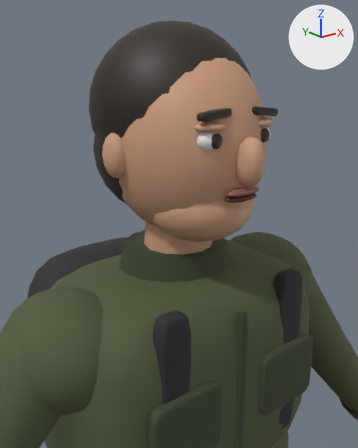
One commit to the glTF model game/assets/models/characters/sops_explorer.glb: the scene before it, then after it.
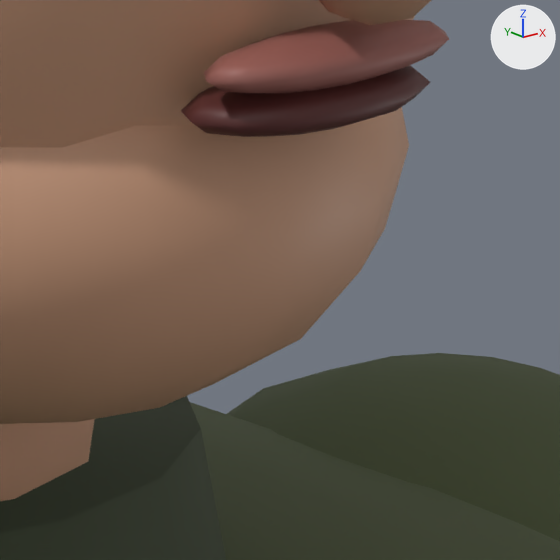
Each version is shown from a 50 mm camera at (-0.3836, -0.4831, 1.6975) aimed at (-0.058, -0.0761, 1.5347), then close up on the part from 56% to 77% of the width and 41% to 58% of the height. The lights are fixed; the arrows at upper right show +X, +Y and +Z. The older version's two pictures come first. Vertices at exactly the same position are counted once.

The first close-up shows 'Explorer_Body', 'Explorer_Head'.
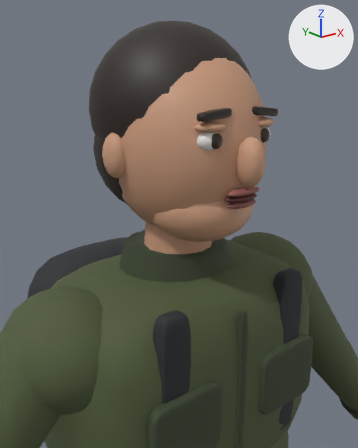
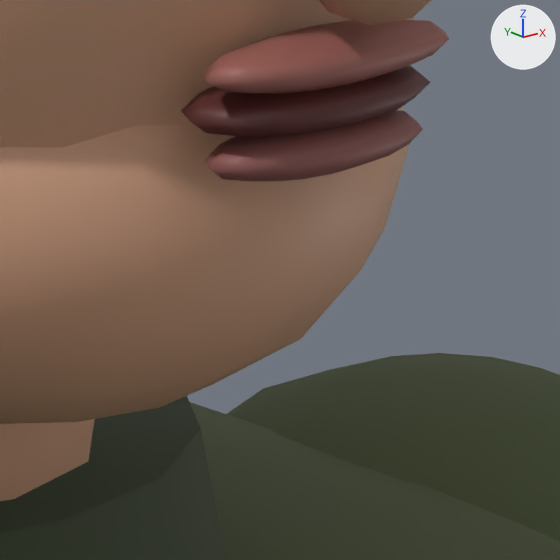
What the commit changed:
me_explorer_head is used by ob_explorer_head; location (0.0, 0.0, 0.0).
me_explorer_head had 2359 vertices, 4644 faces and spanned x -0.107..0.107, y -0.141..0.113, z 1.497..1.751.
me_explorer_head now has 2428 vertices, 4776 faces and spans x -0.107..0.107, y -0.141..0.113, z 1.497..1.751.
me_explorer_head part 1: the loose piece of 69 vertices spanning x -0.025..0.025, y -0.124..-0.108, z 1.566..1.574 is copied, and the copy is scaled about its middle by (0.88, 1, 1), then moved by (0.0, 0.002, -0.014); it spans x -0.022..0.022, y -0.122..-0.106, z 1.552..1.56.

Pixel boxes [x1, y1, x2, y2] of what changed, in the close-ups (560 x 560 px):
part 1 of me_explorer_head, added (brown): after [205, 110, 423, 181]
